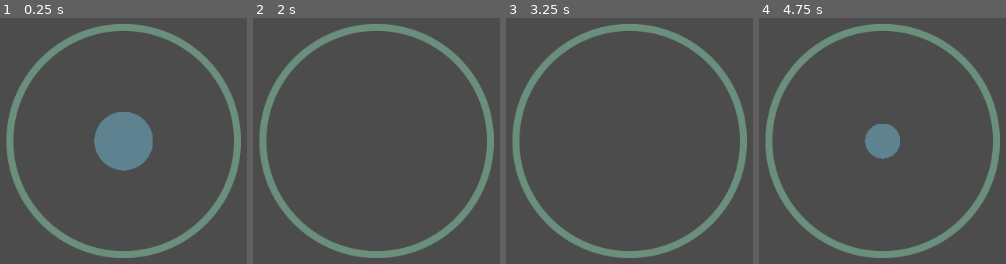
Above: before the commit, frames 1-4 (left to right).
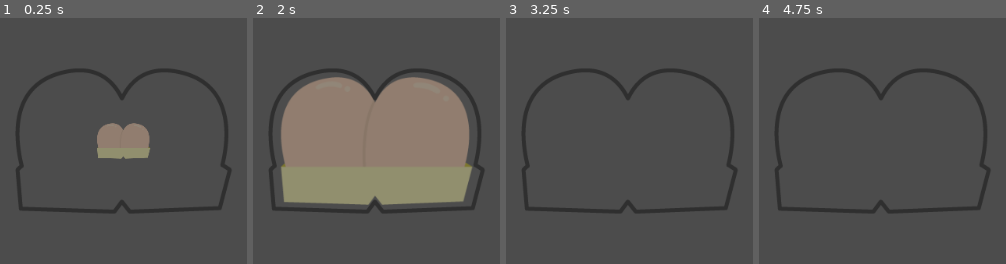
Above: after the commit, the same moments.

Repository: MikeTeok/test_butt_name
Game: Godot game, scene res://Game.tscn
Two runs of this game, one before a commit and one after it. Both use one fixed random seed, a clock stepped at 60 frames per second and the inputs below.
Inputs:
- Up to frame 1 (0.25 s): no input
- Up to frame 2 (2 s): hold Space (ui_select) 0.53-1.28 s; tap Space (ui_select) at 1.35, 1.52, 1.82 s
- Up to frame 3 (3.25 s): hold Space (ui_select) 2.03-2.78 s; tap Space (ui_select) at 2.85, 3.02 s
- Up to frame 4 (4.75 s): tap Space (ui_select) at 3.32, 4.35, 4.52 s; hold Space (ui_select) 3.53-4.28 s

The runs differ from the first frame. In frame 1, 16% of the frame differs, in the area x 2-98%, y 2-98%; in frame 2, 48%; in frame 3, 12%; in frame 4, 13%.

Commit message:
Added sprites
Added sprites

Diff:
--- a/Game.gd
+++ b/Game.gd
@@ -2,7 +2,7 @@
 
 const INTERVAL = 1.0
 onready var butt_note_scene = preload("res://butt/butt.tscn")
-var animation_speed
+var animation_speed = 1.0
 var butt_note_list = []
 
 func _ready():
@@ -13,16 +13,11 @@
 	pass
 
 func _input(delta):
-	if(Input.is_action_pressed("ui_select")):
+	if(Input.is_action_just_pressed("ui_select")):
 		delete_butt_note()
 
-func init(speed = 1.0):
-	var butt_note = butt_note_scene.instance()
-	var animation_time = butt_note.get_node("AnimationPlayer").get_animation("grow").length
-	# maybe not needed
-	butt_note.queue_free()
-	animation_speed = 1.0 * speed
-	$Timer.wait_time = animation_time * INTERVAL / speed
+func init():
+	$Timer.wait_time = INTERVAL / animation_speed
 
 func delete_butt_note():
 	var butt_note_delete = butt_note_list.pop_front()
--- a/butt/butt outline.tscn
+++ b/butt/butt outline.tscn
@@ -1,6 +1,6 @@
 [gd_scene load_steps=3 format=2]
 
-[ext_resource path="res://butt/butt outline.png" type="Texture" id=1]
+[ext_resource path="res://sprites/Butt Outline.png" type="Texture" id=1]
 [ext_resource path="res://butt/butt outline.gd" type="Script" id=2]
 
 [node name="butt_outline" type="Node2D"]
--- a/butt/butt.tscn
+++ b/butt/butt.tscn
@@ -1,6 +1,6 @@
 [gd_scene load_steps=4 format=2]
 
-[ext_resource path="res://butt/butt2.png" type="Texture" id=1]
+[ext_resource path="res://sprites/Butt.png" type="Texture" id=1]
 [ext_resource path="res://butt/butt.gd" type="Script" id=2]
 
 [sub_resource type="Animation" id=1]
@@ -24,19 +24,19 @@
 tracks/1/imported = false
 tracks/1/enabled = true
 tracks/1/keys = {
-"times": PoolRealArray( 0, 0.87, 1.07 ),
+"times": PoolRealArray( 0, 0.9, 1.1 ),
 "transitions": PoolRealArray( 1, 1, 1 ),
 "update": 1,
 "values": [ "miss", "hit", "miss" ]
 }
 
 [node name="ButtNote" type="Node2D"]
-modulate = Color( 0.490196, 0.854902, 1, 0.384314 )
+modulate = Color( 1, 1, 1, 0.384314 )
 script = ExtResource( 2 )
 
 [node name="Sprite" type="Sprite" parent="."]
 position = Vector2( -2.38419e-07, -2.38419e-07 )
-scale = Vector2( 1e-05, 1e-05 )
+scale = Vector2( 0.900003, 0.900003 )
 texture = ExtResource( 1 )
 
 [node name="AnimationPlayer" type="AnimationPlayer" parent="."]
Binary file added: sprites/Butt Outline.png
Not shown, added: sprites/Butt Outline.png.import
Binary file added: sprites/Butt.png
Not shown, added: sprites/Butt.png.import
